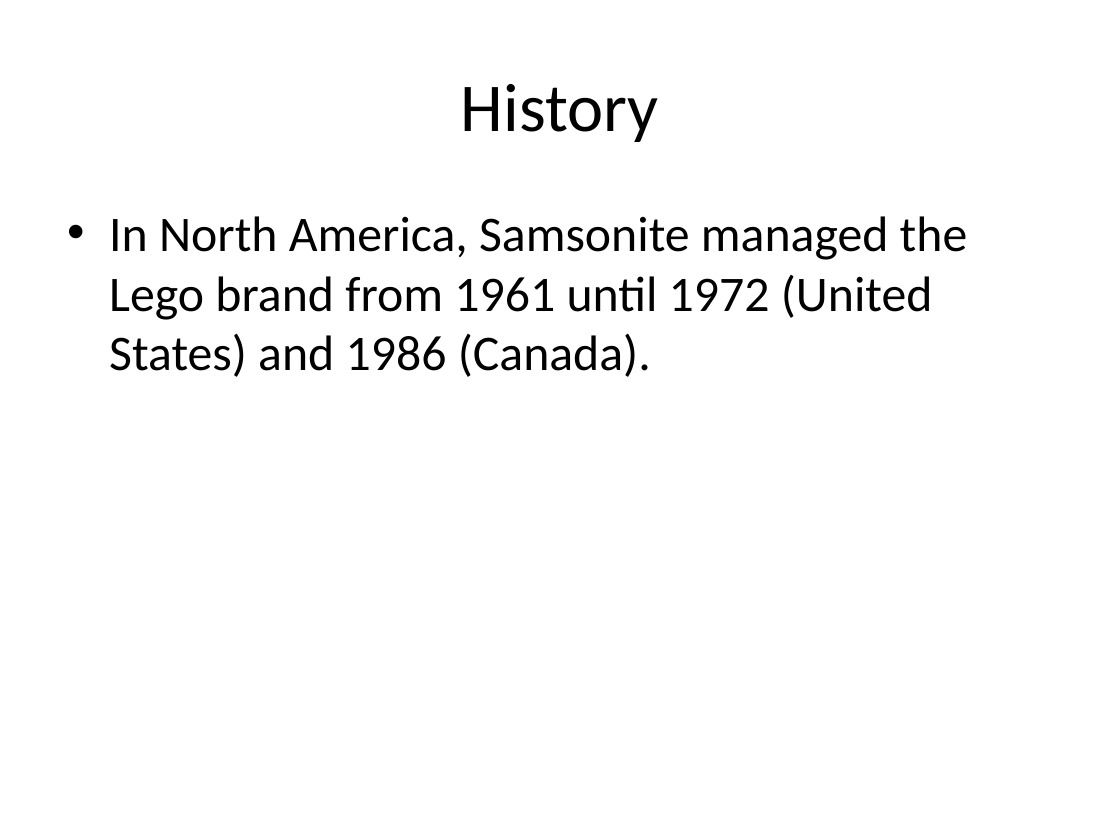
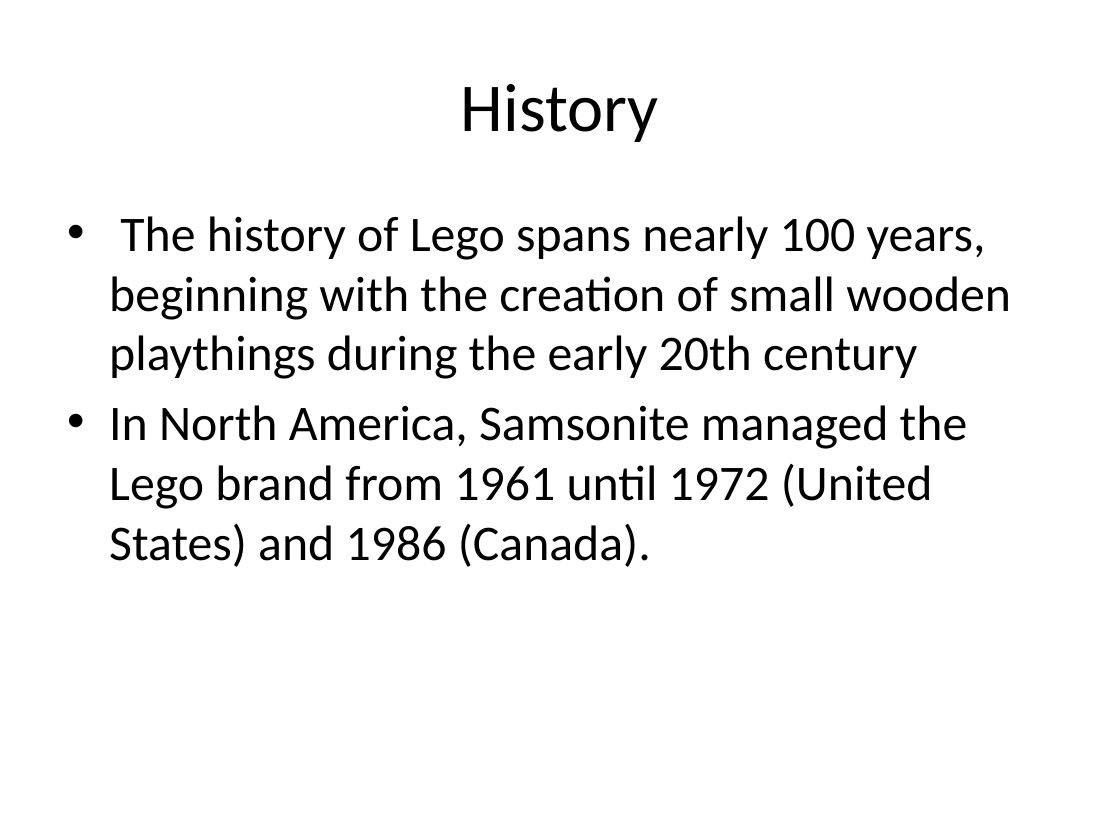
Before and after one commit to GremyTrullier/PFE-Text2Slide, a slide deck: slide 4 of python-pptx/doc_and_ppt/Lego.pptx. Drawn at 1120x840 pixels with LibreOffice and Linux fonts; fonts in the diff are those of the drawing. Boxes give left, top, right and bottom in pixels: in the first picture for what was removed or moved away, otherwise in the second. Text is boxed around its words. In the diff, an @@ line names an element or a change of style, - is before the commit and + after.

```diff
--- a/python-pptx/doc_and_ppt/Lego.pptx
+++ b/python-pptx/doc_and_ppt/Lego.pptx
@@ text at (x1=109, y1=216, x2=1011, y2=379): paragraph added @@
+• The history of Lego spans nearly 100 years, beginning with the creation of small wooden playthings during the early 20th century
```
Also in this commit, not shown: 9 other slides changed, 3 other files.
